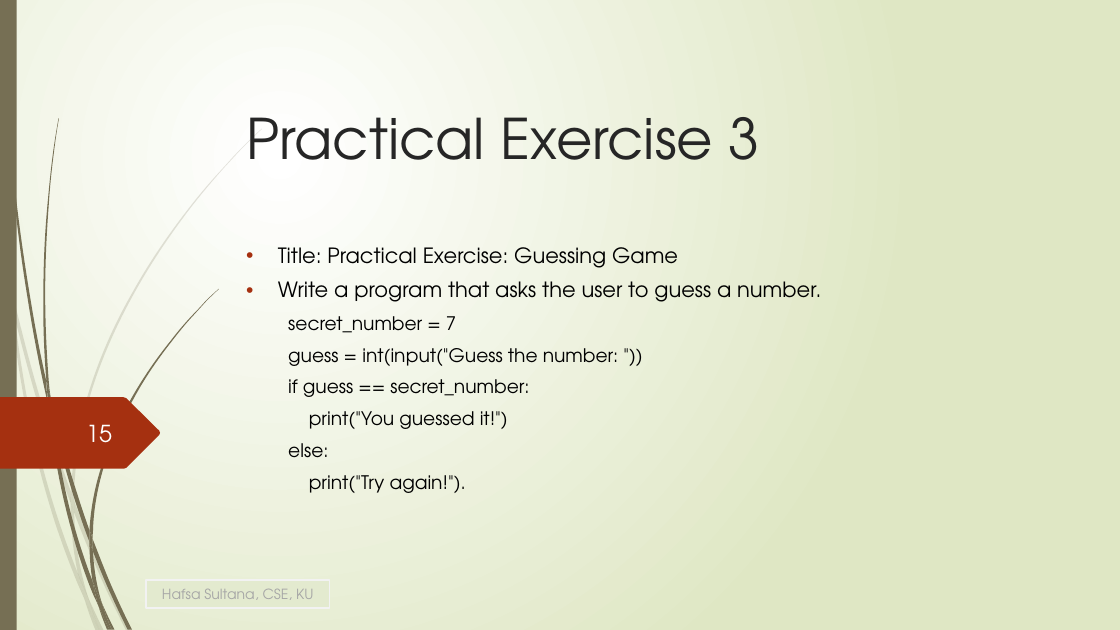
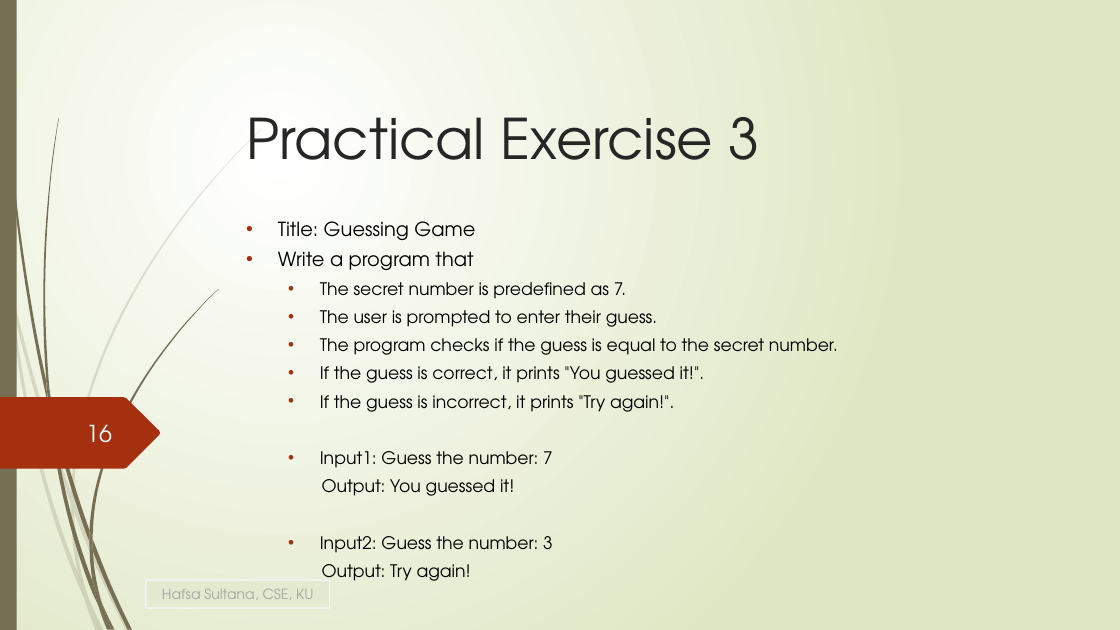
Before and after one commit to HafsaSultana/Python-Programming-Course-of-Bangladesh-Computer-Council, a slide deck: slide 16 of Lecture/Lecture6_If_Else.pptx (slide 15 before the commit). Drawn at 1120x630 pixels with LibreOffice and Linux fonts; fonts in the diff are those of the drawing. Boxes give left, top, right and bottom in pixels: in the first picture for what was removed or moved away, otherwise in the second. Text is boxed around its words. In the diff, an @@ line names an element or a change of style, - is before the commit and + after.

```diff
--- a/Lecture/Lecture6_If_Else.pptx
+++ b/Lecture/Lecture6_If_Else.pptx
@@ subtitle at (278, 221, 838, 581): text changed; size 16 to 14.8 pt @@
-• Title: Practical Exercise: Guessing Game
-• Write a program that asks the user to guess a number.
-  secret_number = 7
-  guess = int(input("Guess the number: "))
-  if guess == secret_number:
-  print("You guessed it!")
-  else:
-  print("Try again!").
+• Title: Guessing Game
+• Write a program that
+  • The secret number is predefined as 7.
+  • The user is prompted to enter their guess.
+  • The program checks if the guess is equal to the secret number.
+  • If the guess is correct, it prints "You guessed it!".
+  • If the guess is incorrect, it prints "Try again!".
+  • Input1: Guess the number: 7
+  Output: You guessed it!
+  • Input2: Guess the number: 3
+  Output: Try again!
@@ page number at (86, 424, 112, 443): text changed @@
-15
+16
```
Also in this commit, not shown: 12 other slides changed, 4 slides added, 2 slides removed, 10 other files.
